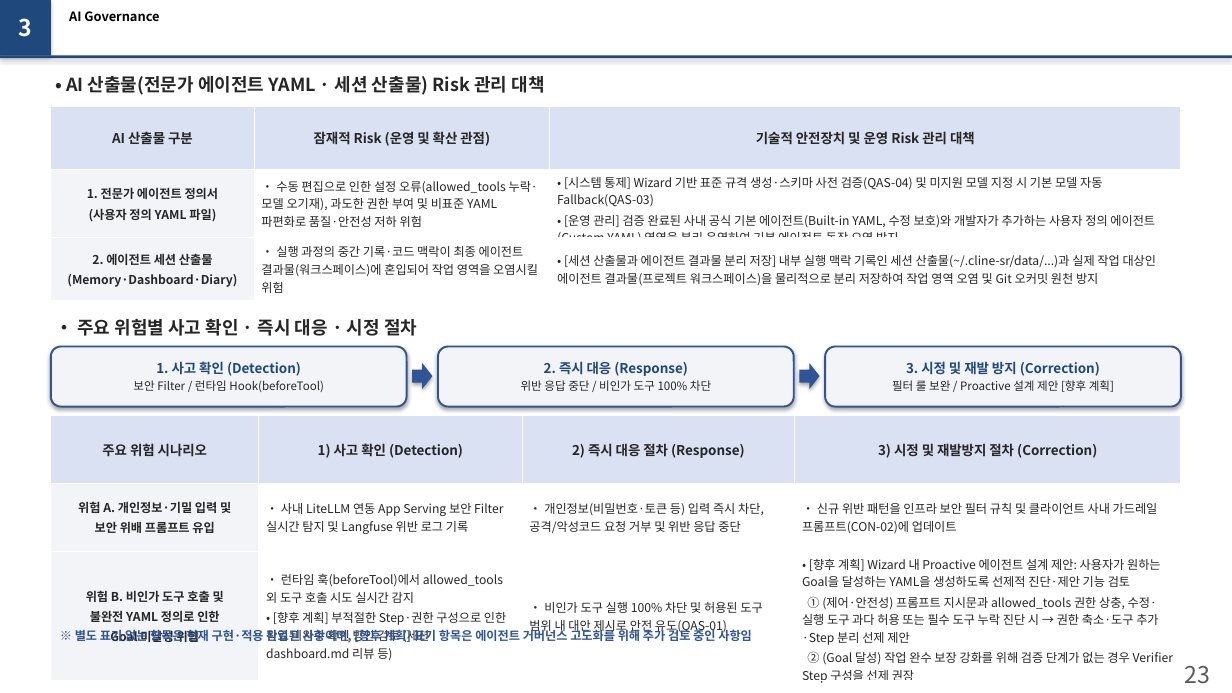
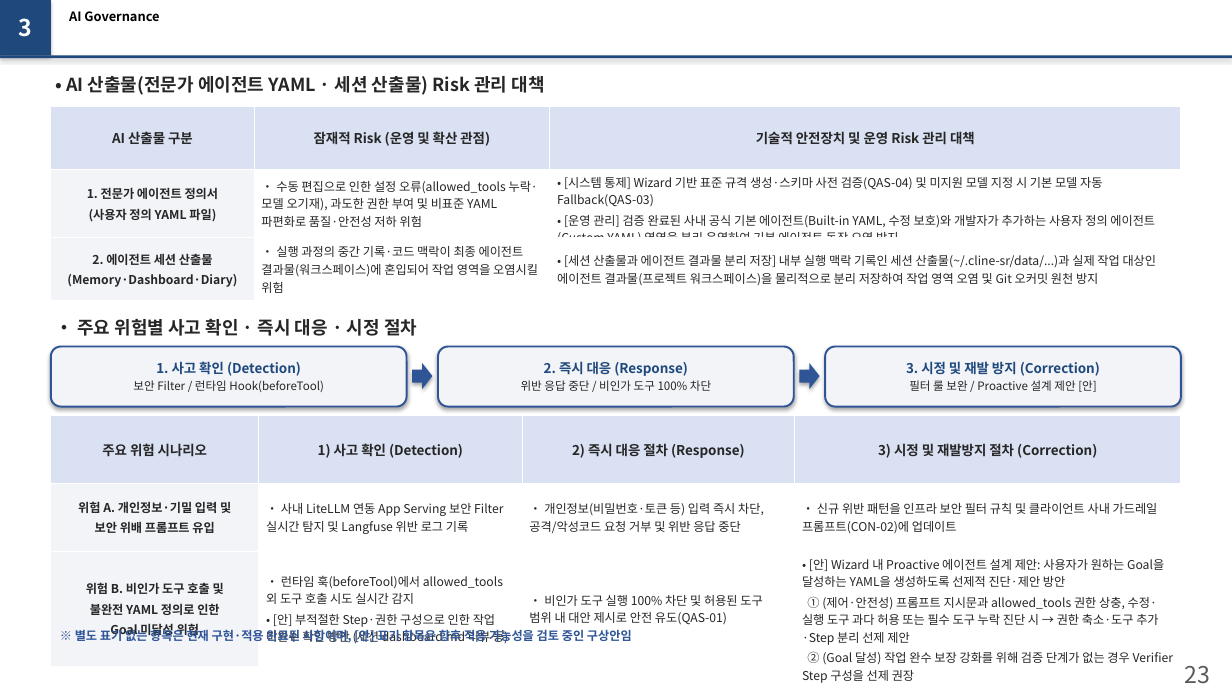
Before and after one commit to misjin05/playground, a slide deck: slide 2 of AIS/Reports/Slide22_23_Update.pptx. Drawn at 1232x693 pixels with LibreOffice and Linux fonts; fonts in the diff are those of the drawing. Boxes give left, top, right and bottom in pixels: in the first picture for what was removed or moved away, otherwise in the second. Text is boxed around its words. In the diff, an @@ line names an element or a change of style, - is before the commit and + after.

```diff
--- a/AIS/Reports/Slide22_23_Update.pptx
+++ b/AIS/Reports/Slide22_23_Update.pptx
@@ text in rounded rectangle at <box>909,380,1096,392</box>: text changed @@
-필터 룰 보완 / Proactive 설계 제안 [향후 계획]
+필터 룰 보완 / Proactive 설계 제안 [안]
@@ table at <box>51,416,1181,687</box> @@
-row 3, column 2: • 런타임 훅(beforeTool)에서 allowed_tools 외 도구 호출 시도 실시간 감지 / • [향후 계획] 부적절한 Step·권한 구성으로 인한 작업 미완수 확인 방안 검토 (세션 dashboard.md 리뷰 등)
+row 3, column 2: • 런타임 훅(beforeTool)에서 allowed_tools 외 도구 호출 시도 실시간 감지 / • [안] 부적절한 Step·권한 구성으로 인한 작업 미완수 확인 방안 (세션 dashboard.md 리뷰 등)
-row 3, column 4: • [향후 계획] Wizard 내 Proactive 에이전트 설계 제안: 사용자가 원하는 Goal을 달성하는 YAML을 생성하도록 선제적 진단·제안 기능 검토 / ① (제어·안전성) 프롬프트 지시문과 allowed_tools 권한 상충, 수정·실행 도구 과다 허용 또는 필수 도구 누락 진단 시 → 권한 축소·도구 추가·Step 분리 선제 제안 / ② (Goal 달성) 작업 완수 보장 강화를 위해 검증 단계가 없는 경우 Verifier Step 구성을 선제 권장
+row 3, column 4: • [안] Wizard 내 Proactive 에이전트 설계 제안: 사용자가 원하는 Goal을 달성하는 YAML을 생성하도록 선제적 진단·제안 방안 / ① (제어·안전성) 프롬프트 지시문과 allowed_tools 권한 상충, 수정·실행 도구 과다 허용 또는 필수 도구 누락 진단 시 → 권한 축소·도구 추가·Step 분리 선제 제안 / ② (Goal 달성) 작업 완수 보장 강화를 위해 검증 단계가 없는 경우 Verifier Step 구성을 선제 권장
@@ text at <box>75,627,632,644</box>: text changed @@
-※ 별도 표기 없는 항목은 현재 구현·적용 완료된 사항이며, [향후 계획] 표기 항목은 에이전트 거버넌스 고도화를 위해 추가 검토 중인 사항임
+※ 별도 표기 없는 항목은 현재 구현·적용 완료된 사항이며, [안] 표기 항목은 향후 적용 가능성을 검토 중인 구상안임
```
Also in this commit, not shown: 1 other file.
